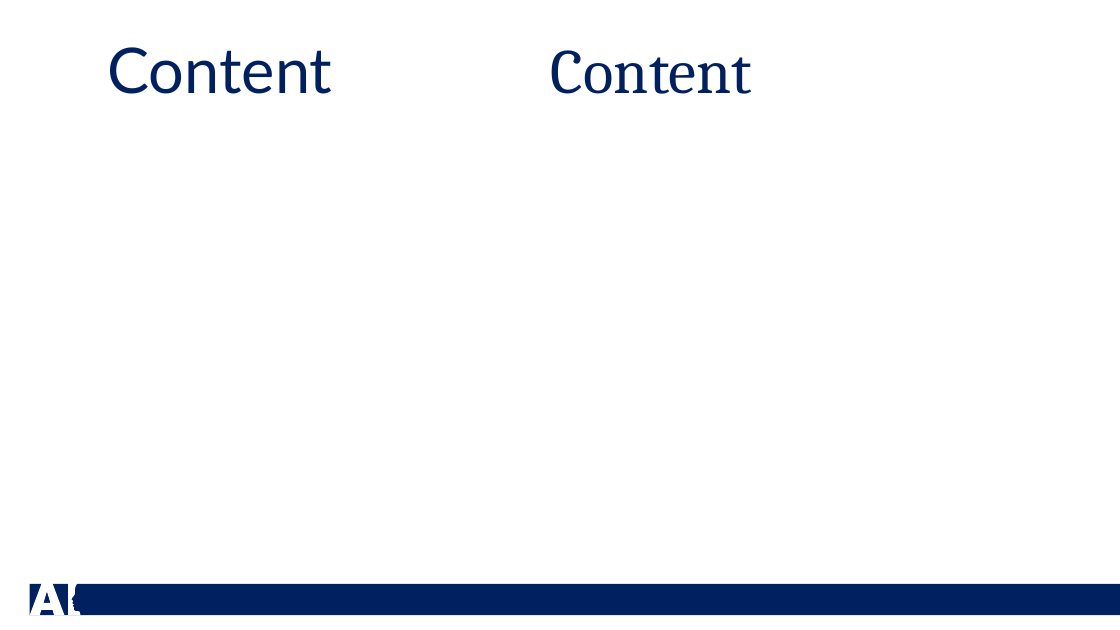
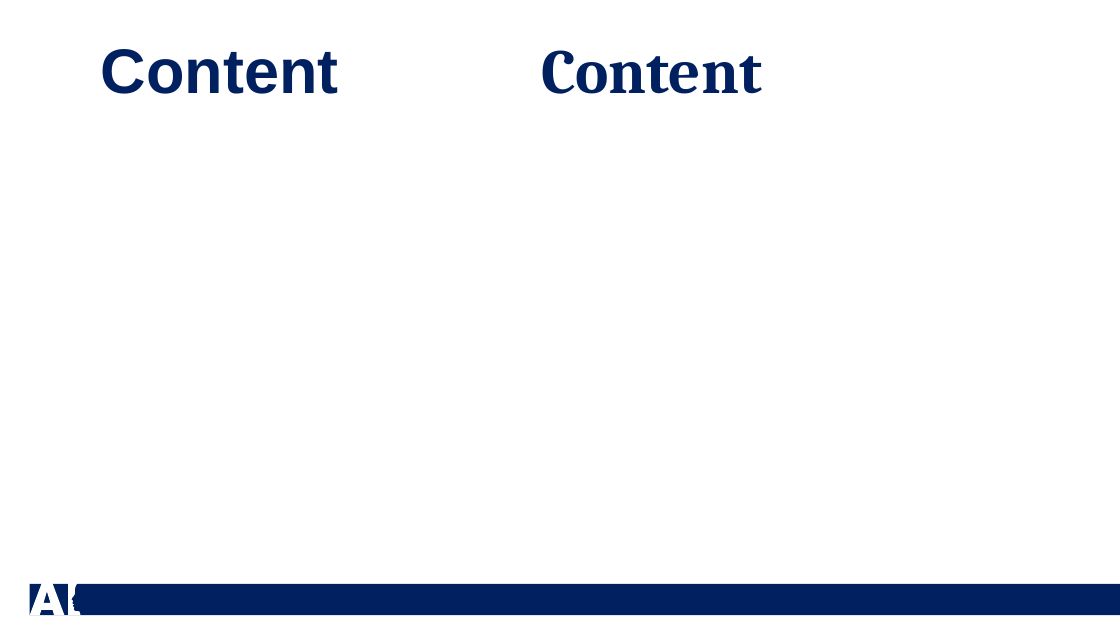
Before and after one commit to Dewin154/Projekt_Machine_Learning, a slide deck: slide 9 of Präsentation_Vorlage.pptx (slide 4 before the commit). Drawn at 1120x630 pixels with LibreOffice and Linux fonts; fonts in the diff are those of the drawing. Boxes give left, top, right and bottom in pixels: in the first picture for what was removed or moved away, otherwise in the second. Text is boxed around its words. In the diff, an @@ line names an element or a change of style, - is before the commit and + after.

```diff
--- a/Präsentation_Vorlage.pptx
+++ b/Präsentation_Vorlage.pptx
@@ text "Content" at box(101, 49, 339, 94): font Lato to Arial, bold on @@
@@ text "Content" at box(541, 50, 762, 94): bold on @@
```
Also in this commit, not shown: 4 other slides changed, 6 slides added, 1 slide removed, 3 other files.
